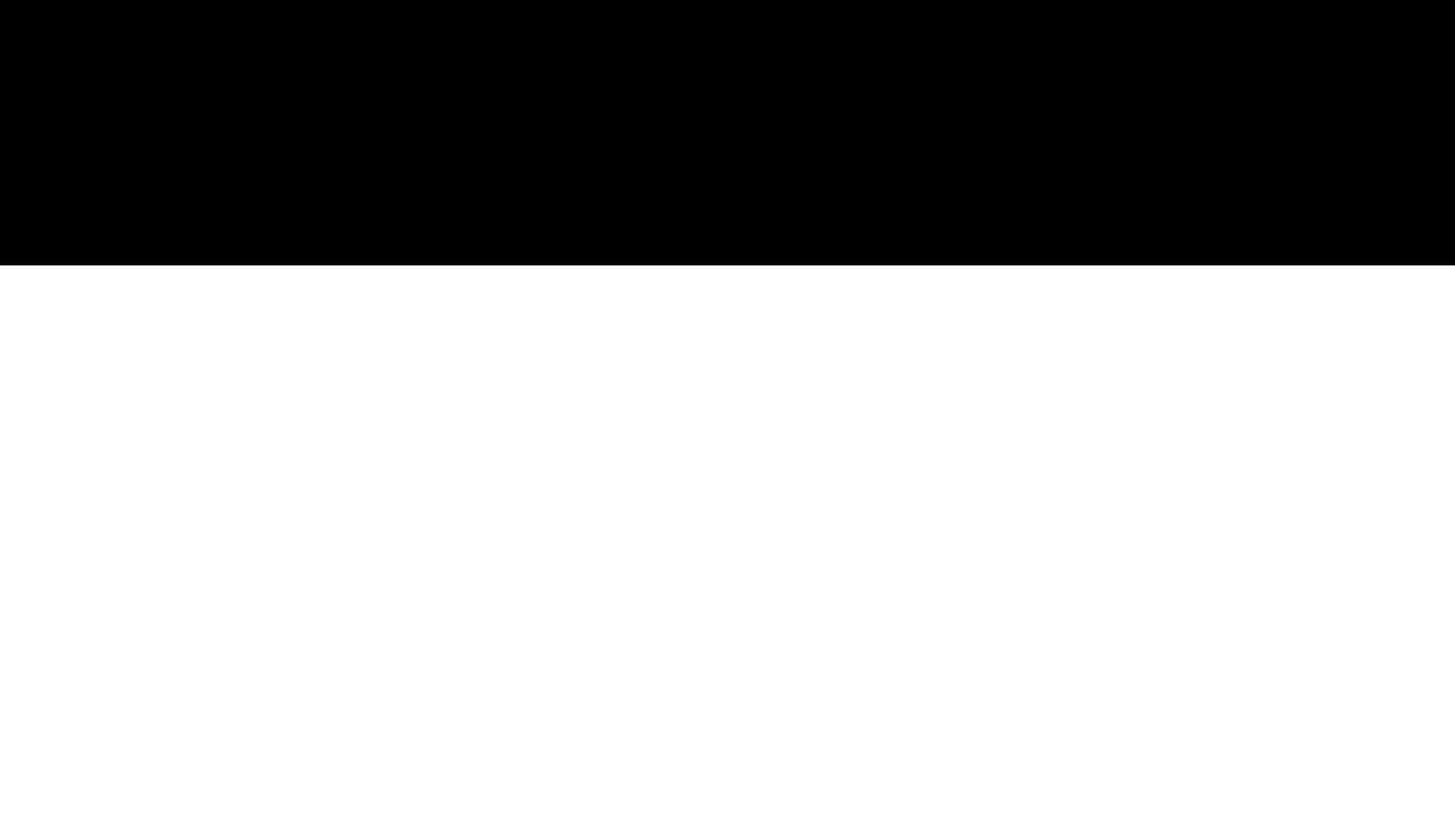
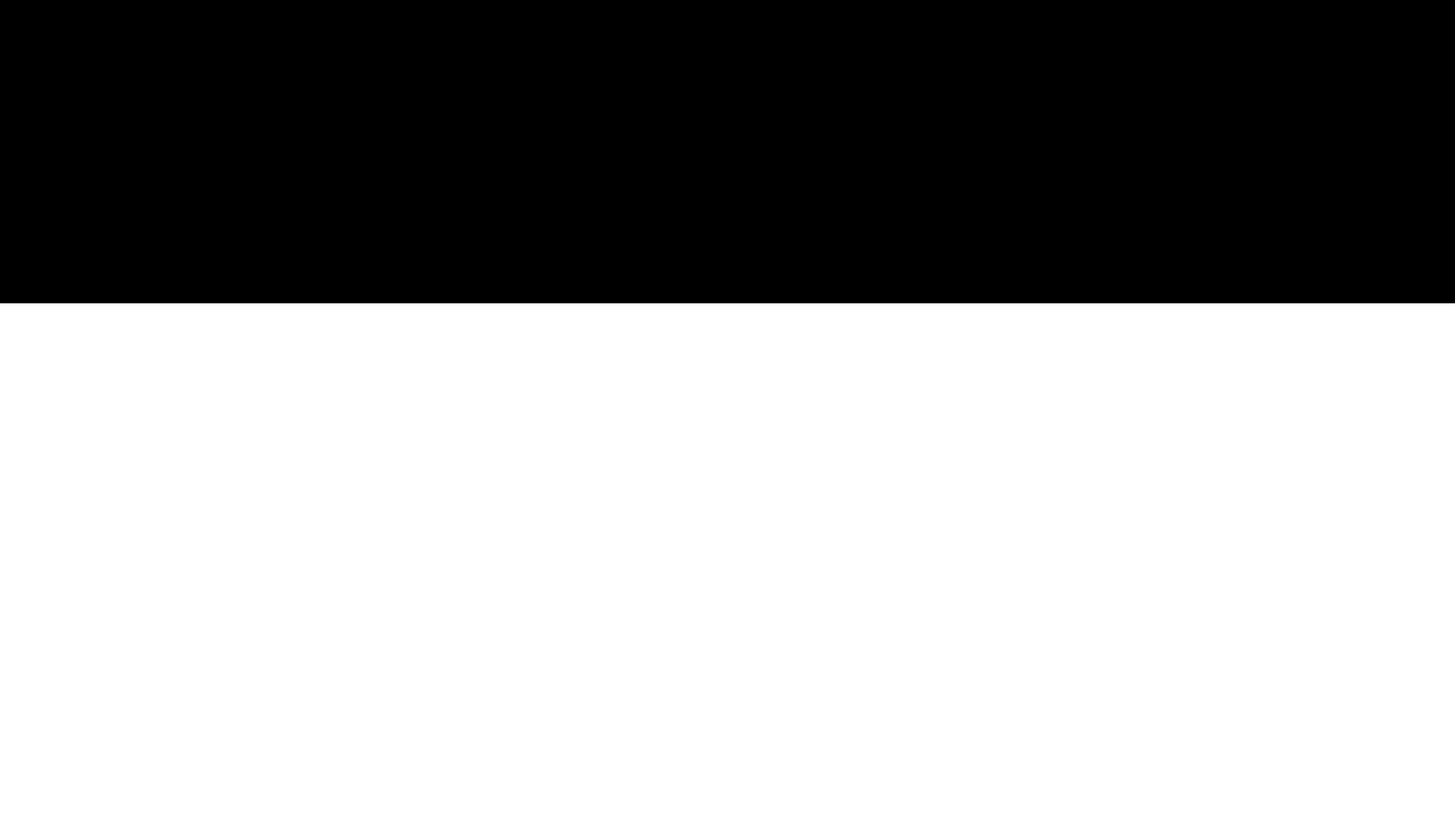
The second 1455 × 819 image is a revision of the first. Changes to its layers:
painted on "Rectangle 1" over bbox(0, 265, 1455, 304)
